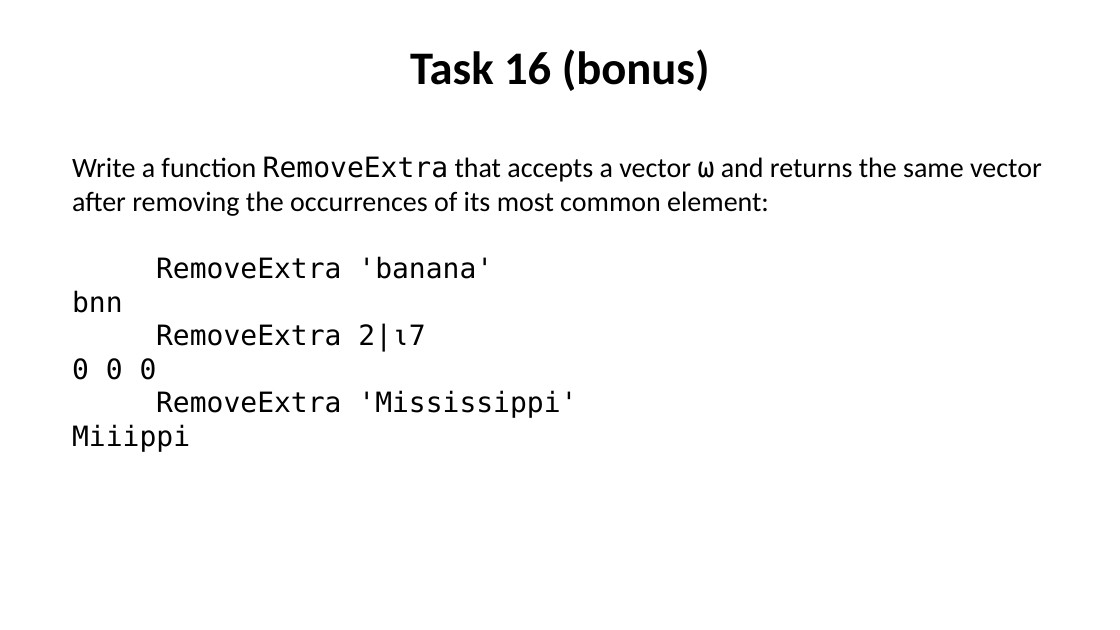
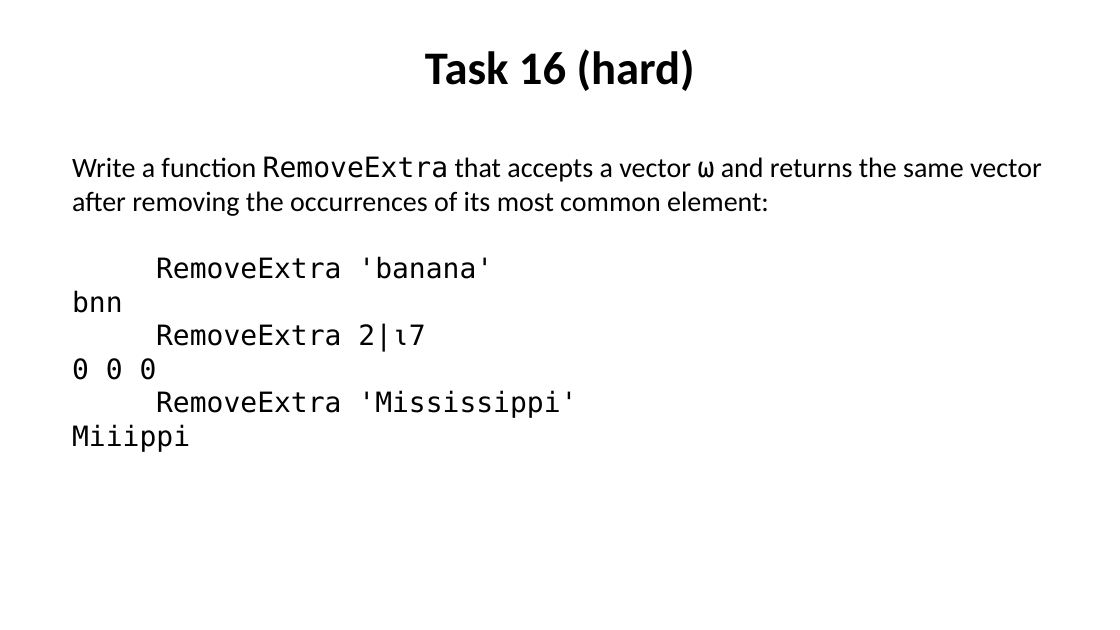
Before and after one commit to abrudz/tasks, a slide deck: slide 16 of assessment_A.pptx. Drawn at 1120x630 pixels with LibreOffice and Linux fonts; fonts in the diff are those of the drawing. Boxes give left, top, right and bottom in pixels: in the first picture for what was removed or moved away, otherwise in the second. Text is boxed around its words. In the diff, an @@ line names an element or a change of style, - is before the commit and + after.

```diff
--- a/assessment_A.pptx
+++ b/assessment_A.pptx
@@ text at [425, 49, 695, 91]: text changed @@
-Task 16 (bonus)
+Task 16 (hard)
```
Also in this commit, not shown: 1 other slide changed, 2 slides added, 2 slides removed.
